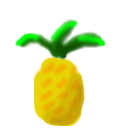
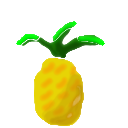
Revision of a layered 128px x 128px image; what changed, layer by layer:
added layer "pineapple" above "Background" over [16, 21, 105, 126]
painted on "Background" over [15, 18, 105, 127]
